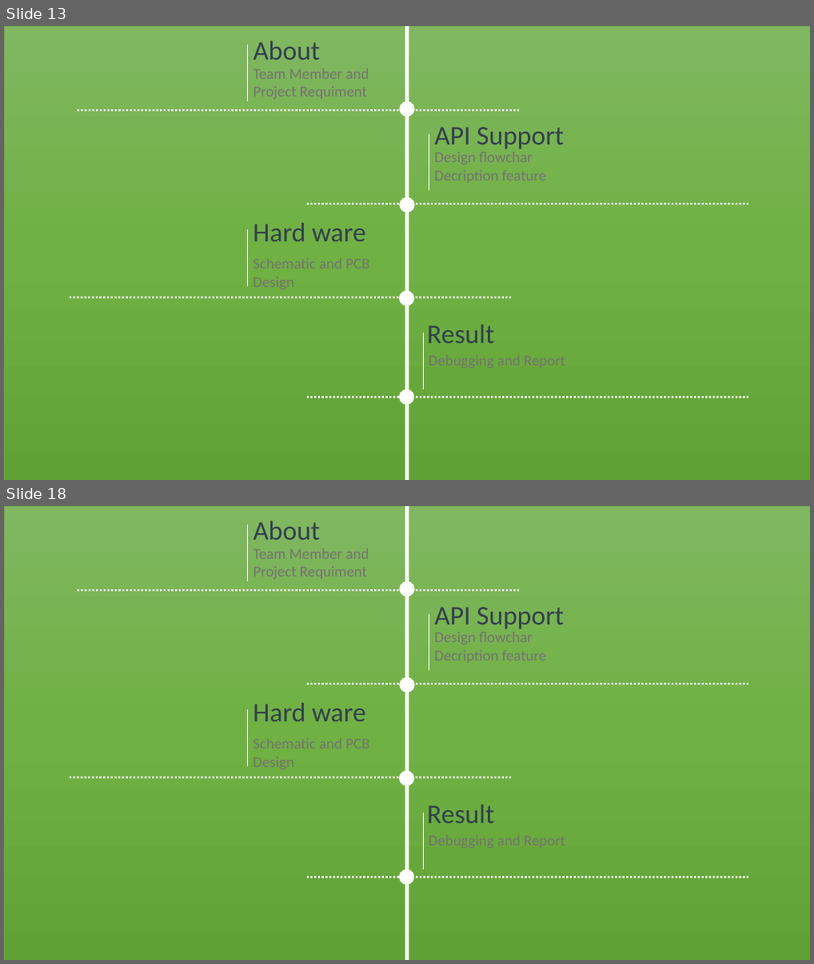
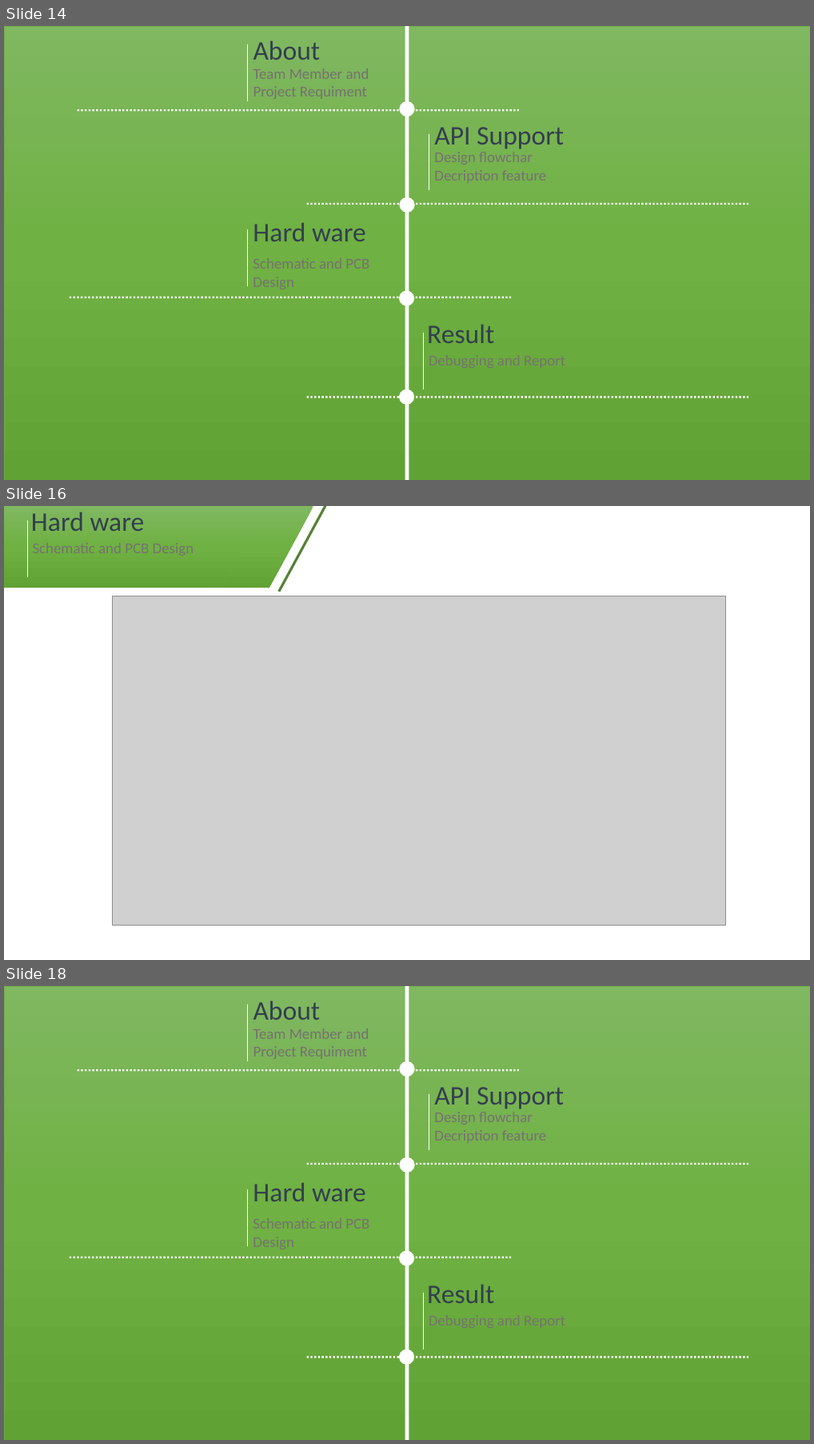
Before and after one commit to hoangphuc-fn/Finally-Assignment-AUTOSAR-, a slide deck: SPIDriver.pptx. Shown one above the other, each under a label of ours: slides 13 and 18 before the commit, slides 14, 16 and 18 after it; the slides between them are not shown. The pictures are 814x964 and 814x1444 pixels, drawn with LibreOffice and Linux fonts; fonts in the diff are those of the drawing; grey boxes stand for pictures. Boxes give left, top, right and bottom in pixels: in the first picture for what was removed or moved away, otherwise in the second. Text is boxed around its words. In the diff, an @@ line names an element or a change of style, - is before the commit and + after.

```diff
--- a/SPIDriver.pptx
+++ b/SPIDriver.pptx
@@ slide 16 added at (x1=4, y1=506, x2=810, y2=960), background #FFFFFF @@
@@ rectangle added at (x1=4, y1=506, x2=266, y2=588), fill gradient #81B861 to #6FB242 to #62A336 @@
@@ line added from (27, 520) to (27, 577), #FFFFFF 0.5 pt @@
@@ text added at (x1=31, y1=512, x2=145, y2=531), 32 pt, text #333F50 @@
+Hard ware
@@ parallelogram added at (x1=222, y1=506, x2=314, y2=588), fill gradient #81B861 to #6FB242 to #62A336 @@
@@ line added from (279, 592) to (326, 506), #548235 3 pt @@
@@ picture added at (x1=113, y1=596, x2=726, y2=924) @@
@@ what was slide 13 is now slide 14 @@
```
Also in this commit, not shown: 6 slides changed, 6 other slides added, 7 slides removed.
